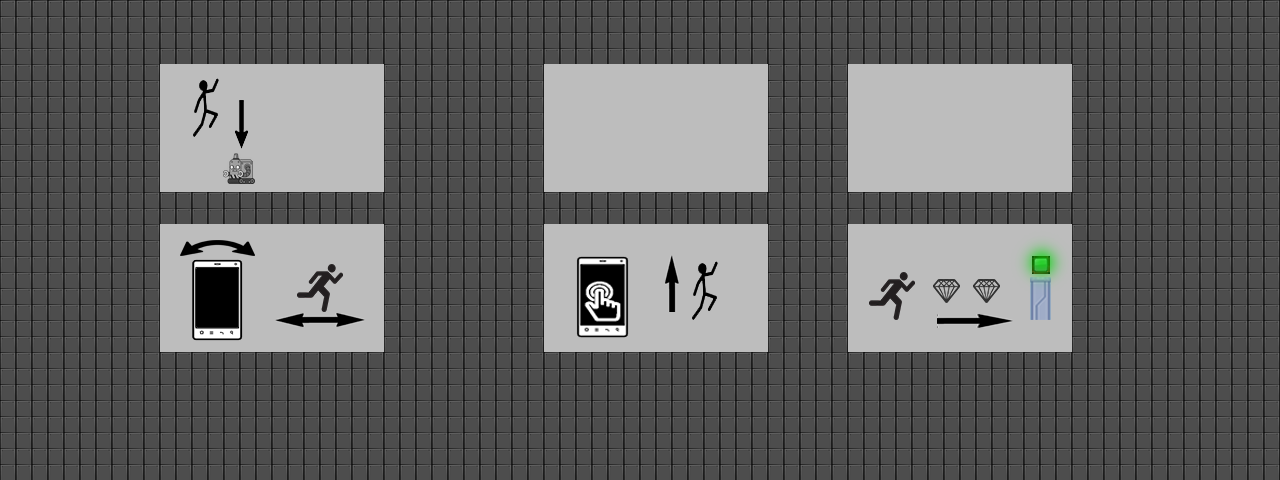
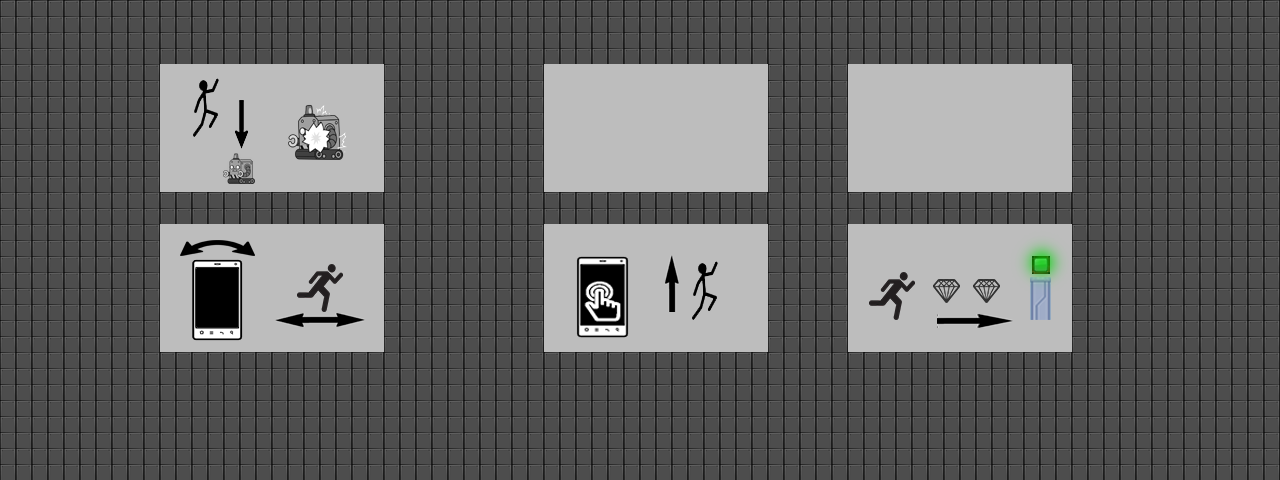
Layered file, before and after one edit (1280 × 480). Changes by layer:
added layer "bot_blow" in group "kill" over [288, 104, 347, 160]
